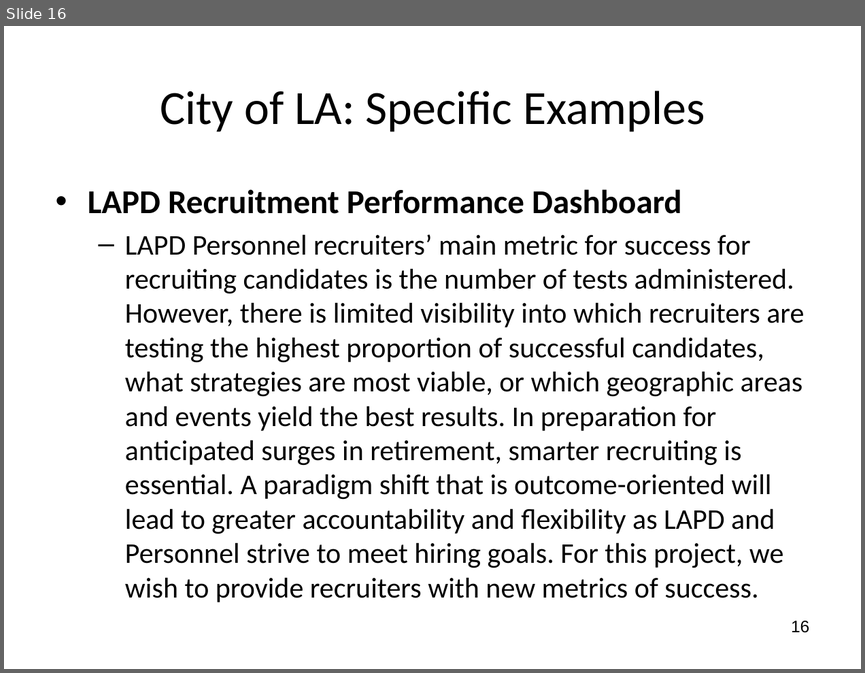
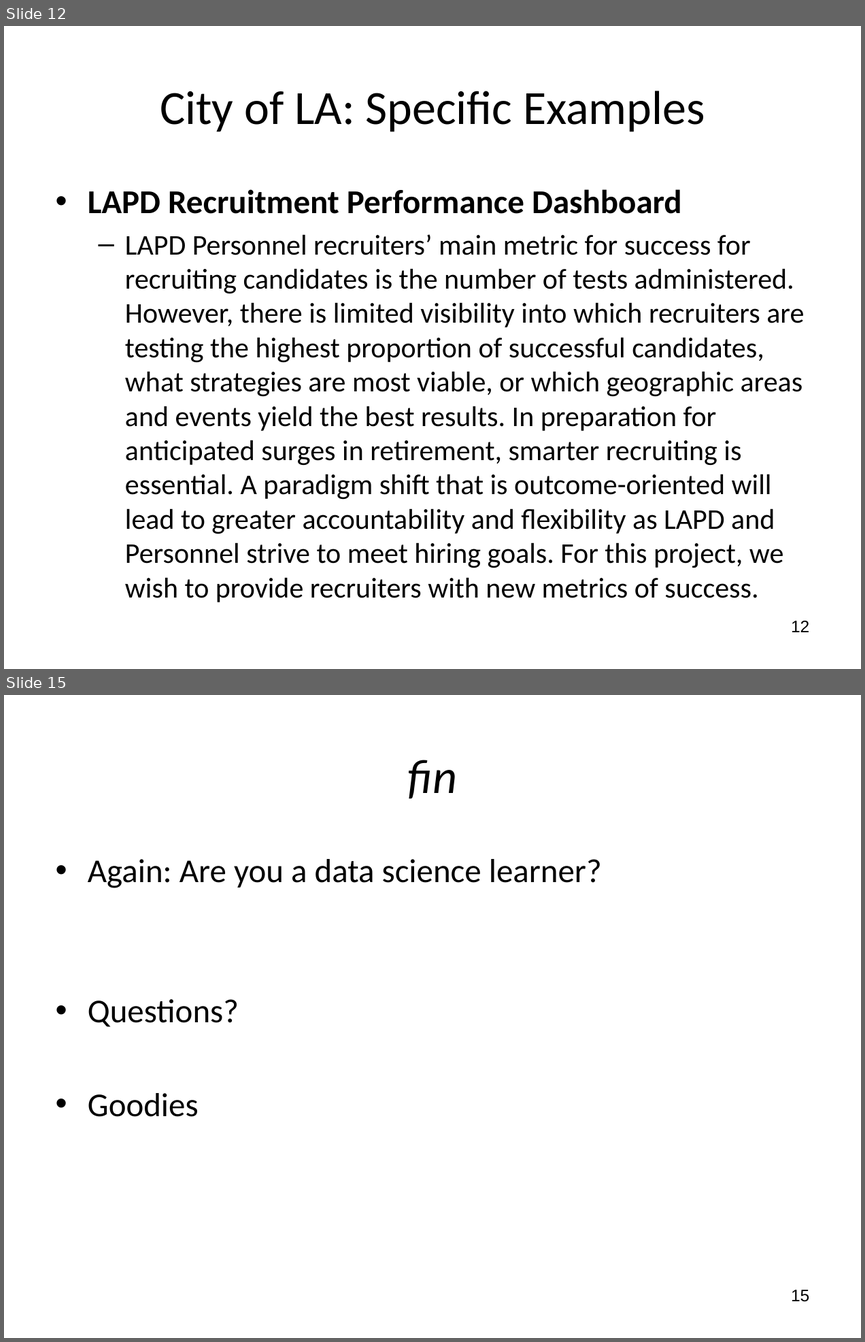
Before and after one commit to wsphd/datajam2018, a slide deck: dj2018.pptx. Shown one above the other, each under a label of ours: slide 16 before the commit, slides 12 and 15 after it; the slides between them are not shown. The pictures are 865x673 and 865x1342 pixels, drawn with LibreOffice and Linux fonts; fonts in the diff are those of the drawing. Boxes give left, top, right and bottom in pixels: in the first picture for what was removed or moved away, otherwise in the second. Text is boxed around its words. In the diff, an @@ line names an element or a change of style, - is before the commit and + after.

```diff
--- a/dj2018.pptx
+++ b/dj2018.pptx
@@ slide 15 added at (4, 695, 861, 1338), background #FFFFFF @@
@@ title added at (407, 760, 457, 799), 40 pt, text #000000, italic @@
+fin
@@ text added at (88, 859, 602, 1117), 28 pt, text #000000 @@
+• Again: Are you a data science learner?
+• Questions?
+• Goodies
@@ page number added at (791, 1289, 809, 1302), 14 pt, text #000000 @@
+15
@@ what was slide 16 is now slide 12 @@
@@ page number at (791, 620, 809, 632): text changed @@
-16
+12
```
Also in this commit, not shown: 4 slides changed, 2 other slides added, 5 slides removed, 2 other files.
